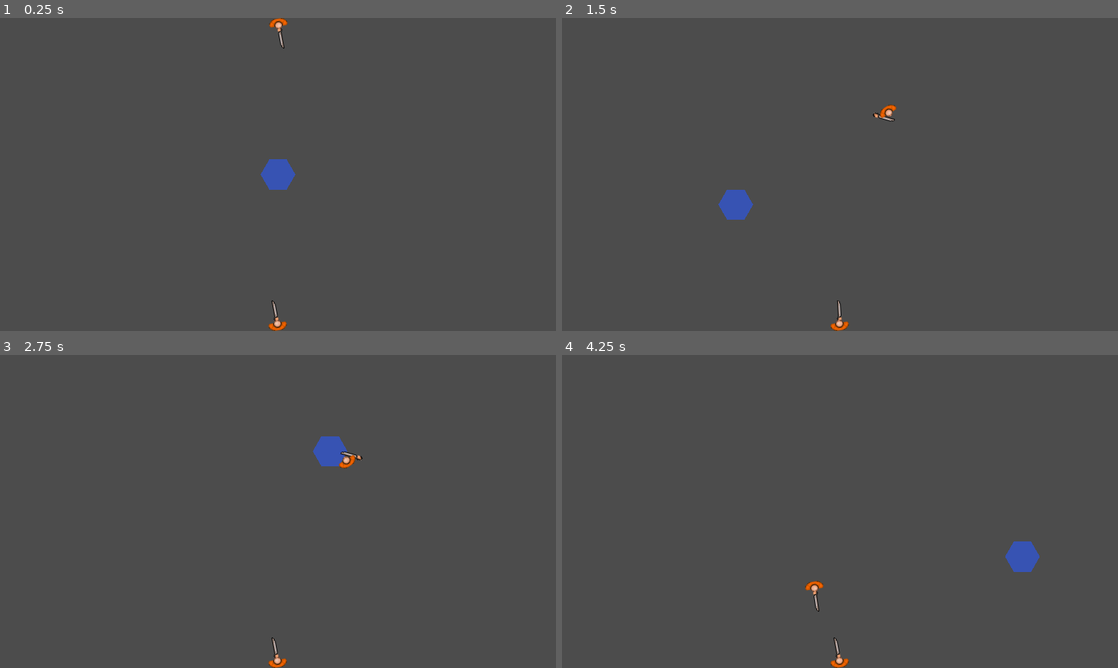
Above: before the commit, frames 1-4 (two rows, left to right).
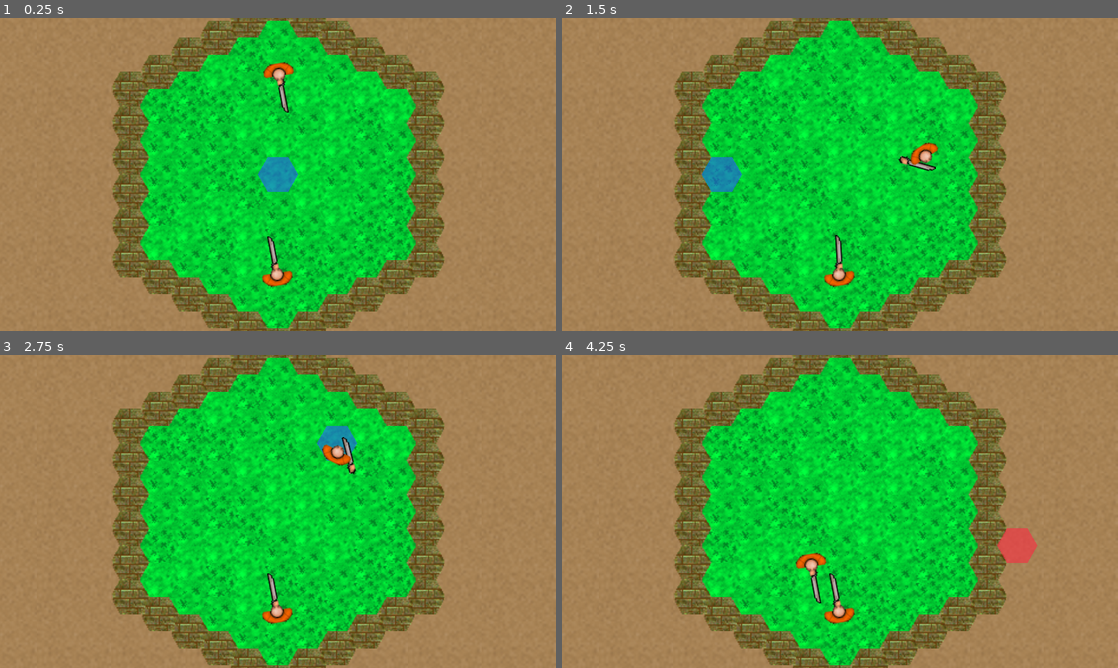
Above: after the commit, the same moments.

Repository: AndreMicheletti/samurai-hex-game
Game: Godot game, scene res://scenes/Game.tscn
Same seed, same stepped clock (60 frames per second), same inputs: the game is played once before the commit and once after it.
Inputs (mouse positions are in pixels of both pictures, inside the frame that each line leads up to):
- Up to frame 1 (0.25 s): no input
- Up to frame 2 (1.5 s): move the mouse to (962, 158) at 0.52 s; click (962, 158) at 0.67 s; move the mouse to (728, 190) at 1.27 s; click (728, 190) at 1.42 s
- Up to frame 3 (2.75 s): move the mouse to (333, 442) at 2.02 s; click (333, 442) at 2.17 s
- Up to frame 4 (4.25 s): move the mouse to (812, 574) at 2.77 s; click (812, 574) at 2.92 s; move the mouse to (1006, 558) at 3.52 s; click (1006, 558) at 3.67 s

The runs differ from the first frame. In frame 1, 100% of the frame differs, in the area x 0-100%, y 0-100%; in frame 2, 100%; in frame 3, 100%; in frame 4, 100%.

Commit message:
added tiles and background to World

Diff:
--- a/project.godot
+++ b/project.godot
@@ -23,11 +23,17 @@
 "class": "DeckResource",
 "language": "GDScript",
 "path": "res://scripts/resources/DeckResource.gd"
+}, {
+"base": "Node2D",
+"class": "Tile",
+"language": "GDScript",
+"path": "res://scripts/Tile.gd"
 } ]
 _global_script_class_icons={
 "CardResource": "",
 "Character": "",
-"DeckResource": ""
+"DeckResource": "",
+"Tile": ""
 }
 
 [application]
--- /dev/null
+++ b/scenes/world/Tile.tscn
@@ -0,0 +1,14 @@
+[gd_scene load_steps=3 format=2]
+
+[ext_resource path="res://scripts/Tile.gd" type="Script" id=1]
+[ext_resource path="res://graphics/world/grass1.png" type="Texture" id=2]
+
+[node name="Tile" type="Node2D"]
+script = ExtResource( 1 )
+tile_type = 2
+
+[node name="Sprite" type="Sprite" parent="."]
+texture = ExtResource( 2 )
+__meta__ = {
+"_edit_lock_": true
+}
--- a/scenes/world/World.tscn
+++ b/scenes/world/World.tscn
@@ -5,10 +5,17 @@
 
 [node name="World" type="Node2D"]
 script = ExtResource( 2 )
-playerStart = Vector2( 0, 5 )
-enemyStart = Vector2( 0, -5 )
+world_size = 4
+playerStart = Vector2( 0, 3 )
+enemyStart = Vector2( 0, -3 )
+
+[node name="Backgrounds" type="Node2D" parent="."]
+
+[node name="Tileset" type="Node2D" parent="."]
 
 [node name="Camera2D" type="Camera2D" parent="."]
 current = true
+zoom = Vector2( 0.6, 0.6 )
 
 [node name="Highlight" parent="." instance=ExtResource( 1 )]
+scale = Vector2( 0.7, 0.7 )
--- /dev/null
+++ b/scenes/world/background.tscn
@@ -0,0 +1,7 @@
+[gd_scene load_steps=2 format=2]
+
+[ext_resource path="res://graphics/world/background2.png" type="Texture" id=1]
+
+[node name="background" type="Sprite"]
+texture = ExtResource( 1 )
+centered = false
--- /dev/null
+++ b/scripts/Tile.gd
@@ -0,0 +1,33 @@
+extends Node2D
+
+class_name Tile
+
+enum TileType {GRASS, SAND, WALL}
+
+export(TileType) var tile_type
+
+# Called when the node enters the scene tree for the first time.
+func _ready():
+	var grass_tiles = ["grass1.png", "grass2.png", "grass3.png"]
+	var sand_tiles = ["sand1.png", "sand2.png"]
+	var wall_tiles = ["wall1.png"]
+	match tile_type:
+		TileType.GRASS:
+			select_texture(grass_tiles)
+		TileType.SAND:
+			select_texture(sand_tiles)
+		TileType.WALL:
+			select_texture(wall_tiles)
+
+func select_texture(list):
+	var file_path = list[0]
+	if list.size() > 1:
+		randomize()
+		file_path = list[randi() % list.size()]
+	var texture_path = load("res://graphics/world/" + file_path)
+	$Sprite.texture = texture_path
+
+
+# Called every frame. 'delta' is the elapsed time since the previous frame.
+#func _process(delta):
+#	pass
--- a/scripts/World.gd
+++ b/scripts/World.gd
@@ -1,7 +1,7 @@
 extends Node2D
 
-const HEX_WIDTH = 50
-const HEX_HEIGHT = 50
+const HEX_WIDTH = 34
+const HEX_HEIGHT = 34
 
 const BLUE = "#932959ff"
 const RED = "#93ff2942"
@@ -17,6 +17,9 @@
 export(Vector2) var playerStart = Vector2(0, 0)
 export(Vector2) var enemyStart = Vector2(0, 0)
 
+var tile_scene = preload("res://scenes/world/Tile.tscn")
+var back_scene = preload("res://scenes/world/background.tscn")
+
 var click_enabled = false
 var world_walls_pos = []
 
@@ -26,12 +29,42 @@
 func _ready():
 	set_click_enabled(true)
 	HexGrid.hex_scale = Vector2(HEX_WIDTH, HEX_HEIGHT)
+	build_background()
 	generate_world(world_size)
+
+func build_background():
+	var block_size = 64
+	var width = (window_size.x / block_size) + 1
+	var height = (window_size.y / block_size) + 1
+	for x in range(width):
+		for y in range(height):
+			var node = back_scene.instance()
+			var pos = Vector2()
+			pos.x = (x * block_size) - (window_size.x / 2)
+			pos.y = (y * block_size) - (window_size.y / 2)
+			$Backgrounds.add_child(node)
+			node.position = pos
 
 func generate_world(size):
 	world_size = size
 	var zeroCell = HexCell.new(worldZero)
 	get_grid().set_bounds(Vector2(-size, -size), Vector2(size, size))
+
+	# build walls
+	var outer_walls = zeroCell.get_ring(size+1)
+	get_grid().add_obstacles(outer_walls)
+	for cell in outer_walls:
+		var block = tile_scene.instance()
+		block.tile_type = Tile.TileType.WALL
+		block.position = HexGrid.get_hex_center(cell.get_axial_coords())
+		$Tileset.add_child(block)
+
+	# build grass
+	for cell in zeroCell.get_all_within(size):
+		var block = tile_scene.instance()
+		block.tile_type = Tile.TileType.GRASS
+		block.position = get_grid().get_hex_center(cell.get_axial_coords())
+		$Tileset.add_child(block)
 
 func spawn_players(player, enemy):
 	# add instances
Binary file added: graphics/world/background1.jpg
Not shown, added: graphics/world/background1.jpg.import
Binary file added: graphics/world/background2.png
Not shown, added: graphics/world/background2.png.import
Binary file added: graphics/world/grass1.png
Not shown, added: graphics/world/grass1.png.import
Binary file added: graphics/world/grass2.png
Not shown, added: graphics/world/grass2.png.import
Binary file added: graphics/world/grass3.png
Not shown, added: graphics/world/grass3.png.import
Binary file added: graphics/world/sand1.png
Not shown, added: graphics/world/sand1.png.import
(and 6 more such lines)
